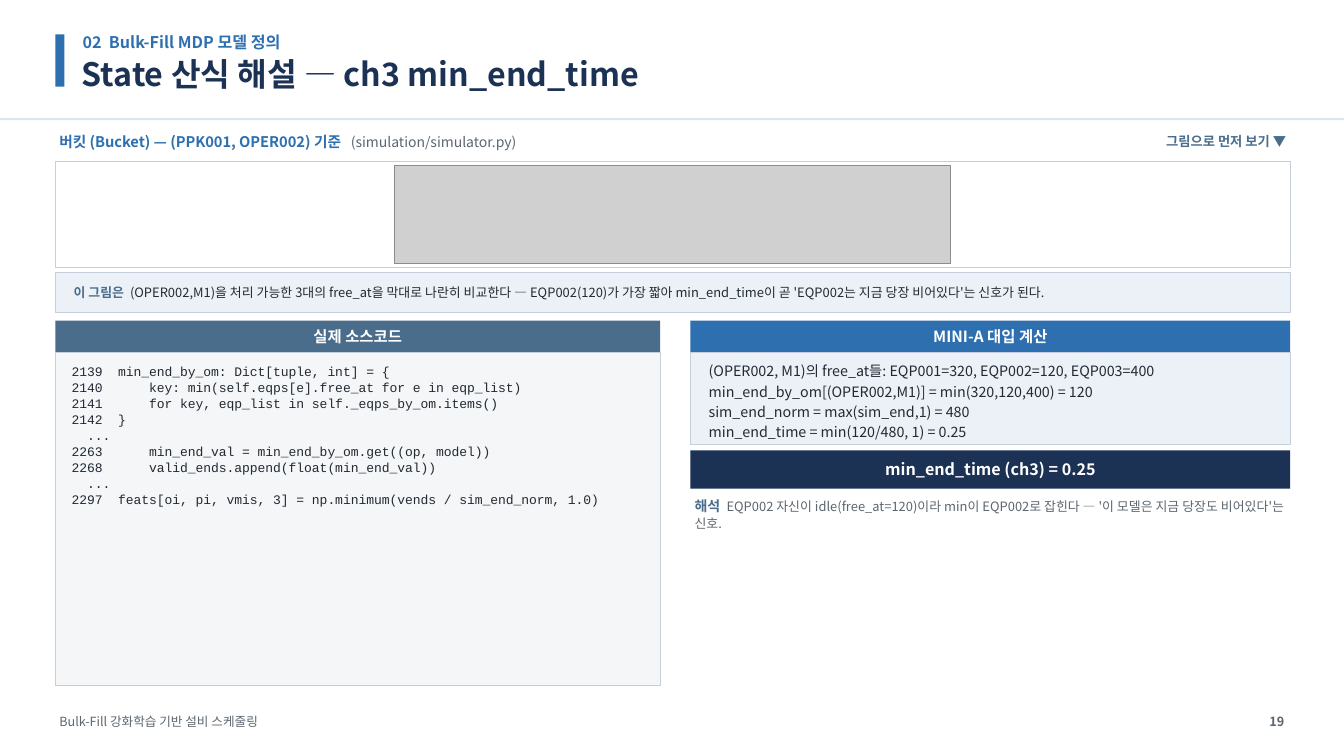
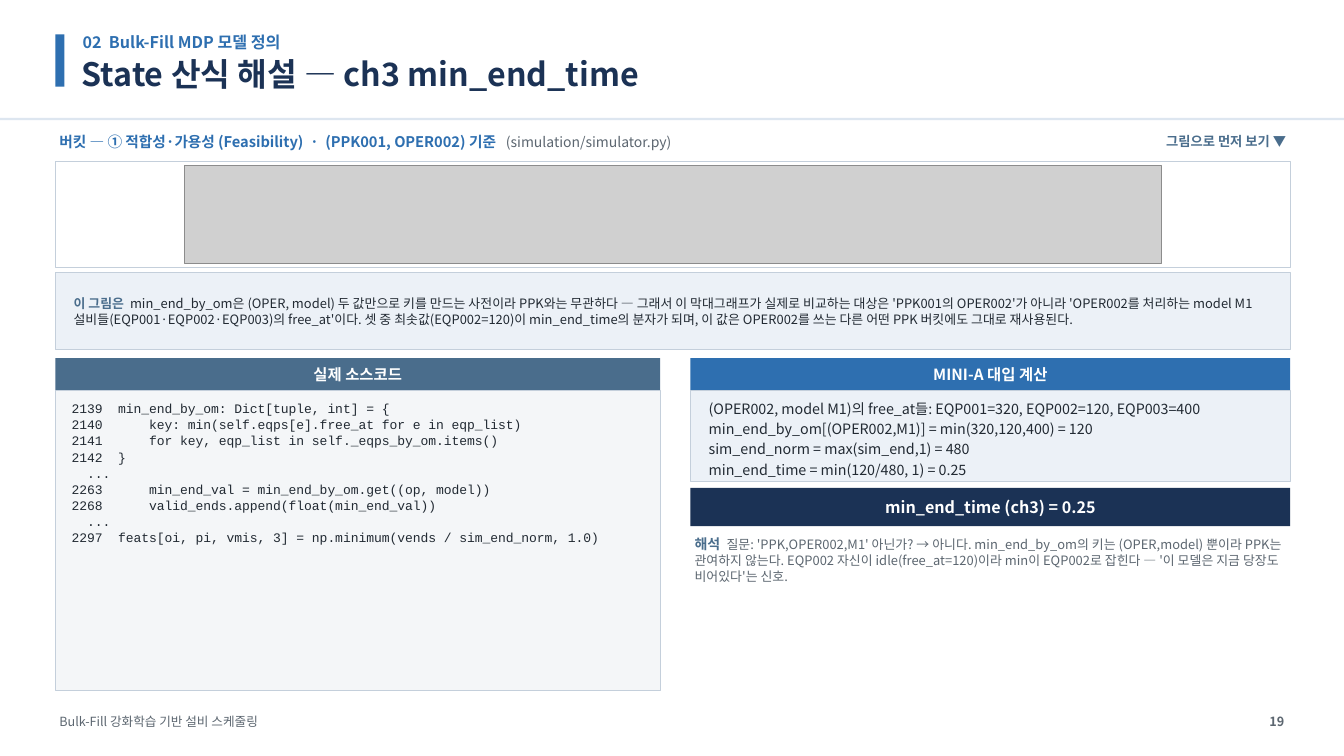
Before and after one commit to relighting123/pjt_scheduling, a slide deck: slide 19 of docs/BulkFill_스케줄링_발표자료.pptx. Drawn at 1344x756 pixels with LibreOffice and Linux fonts; fonts in the diff are those of the drawing; grey boxes stand for pictures. Boxes give left, top, right and bottom in pixels: in the first picture for what was removed or moved away, otherwise in the second. Text is boxed around its words. In the diff, an @@ line names an element or a change of style, - is before the commit and + after.

```diff
--- a/docs/BulkFill_스케줄링_발표자료.pptx
+++ b/docs/BulkFill_스케줄링_발표자료.pptx
@@ text at <box>59,134,671,151</box>: text changed @@
-버킷 (Bucket) — (PPK001, OPER002) 기준 (simulation/simulator.py)
+버킷 — ① 적합성·가용성 (Feasibility) · (PPK001, OPER002) 기준 (simulation/simulator.py)
@@ picture: place and size @@
-picture at <box>395,165,951,263</box>
+picture at <box>185,165,1162,263</box>
@@ rectangle: place and size @@
-rectangle at <box>55,272,1291,313</box>
+rectangle at <box>55,272,1291,350</box>
@@ text at <box>74,297,1253,327</box>: text changed @@
-이 그림은 (OPER002,M1)을 처리 가능한 3대의 free_at을 막대로 나란히 비교한다 — EQP002(120)가 가장 짧아 min_end_time이 곧 'EQP002는 지금 당장 비어있다'는 신호가 된다.
+이 그림은 min_end_by_om은 (OPER, model) 두 값만으로 키를 만드는 사전이라 PPK와는 무관하다 — 그래서 이 막대그래프가 실제로 비교하는 대상은 'PPK001의 OPER002'가 아니라 'OPER002를 처리하는 model M1 설비들(EQP001·EQP002·EQP003)의 free_at'이다. 셋 중 최솟값(EQP002=120)이 min_end_time의 분자가 되며, 이 값은 OPER002를 쓰는 다른 어떤 PPK 버킷에도 그대로 재사용된다.
@@ rectangle: place and size @@
-rectangle at <box>55,353,660,686</box>
+rectangle at <box>55,390,660,691</box>
@@ text "2139 min_end_by_om: Dict[tuple, int] = ...": place and size @@
-text "2139 min_end_by_om: Dict[tuple, int] = ..." at <box>72,366,599,507</box>
+text "2139 min_end_by_om: Dict[tuple, int] = ..." at <box>72,404,599,545</box>
@@ text at <box>709,402,1201,417</box>: text changed @@
-(OPER002, M1)의 free_at들: EQP001=320, EQP002=120, EQP003=400
+(OPER002, model M1)의 free_at들: EQP001=320, EQP002=120, EQP003=400
@@ 4 texts, 4 rectangles: place and size @@
-4 texts, 4 rectangles at <box>55,321,1291,489</box>
+4 texts, 4 rectangles at <box>55,358,1291,526</box>
@@ text at <box>695,537,1282,582</box>: text changed @@
-해석 EQP002 자신이 idle(free_at=120)이라 min이 EQP002로 잡힌다 — '이 모델은 지금 당장도 비어있다'는 신호.
+해석 질문: 'PPK,OPER002,M1' 아닌가? → 아니다. min_end_by_om의 키는 (OPER,model) 뿐이라 PPK는 관여하지 않는다. EQP002 자신이 idle(free_at=120)이라 min이 EQP002로 잡힌다 — '이 모델은 지금 당장도 비어있다'는 신호.
```
Also in this commit, not shown: 17 other slides changed, 19 other files.
